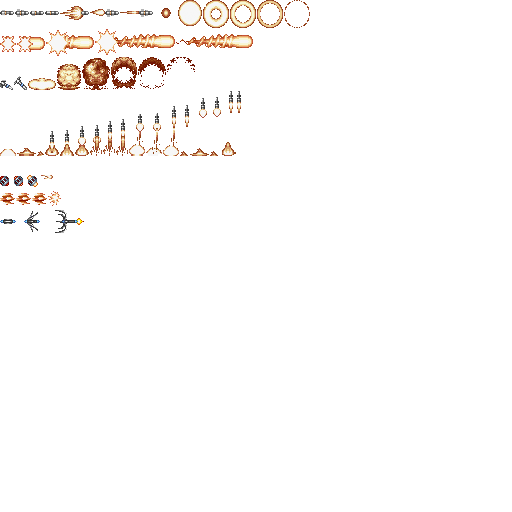
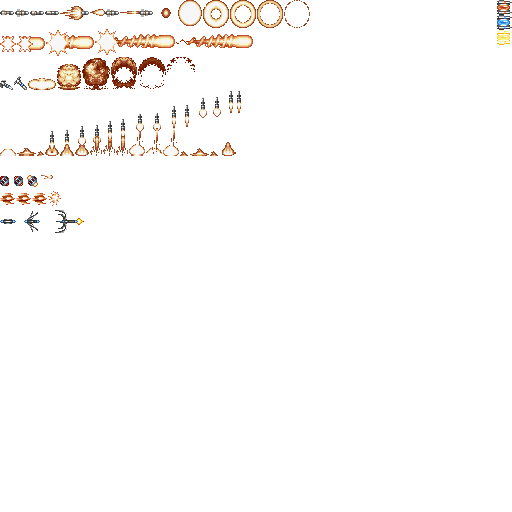
Before/after of a 512×512 layered artwork. What changed in the layer stack:
added layer "Layer 24" in group "Falcon" over (497, 0, 512, 45)
